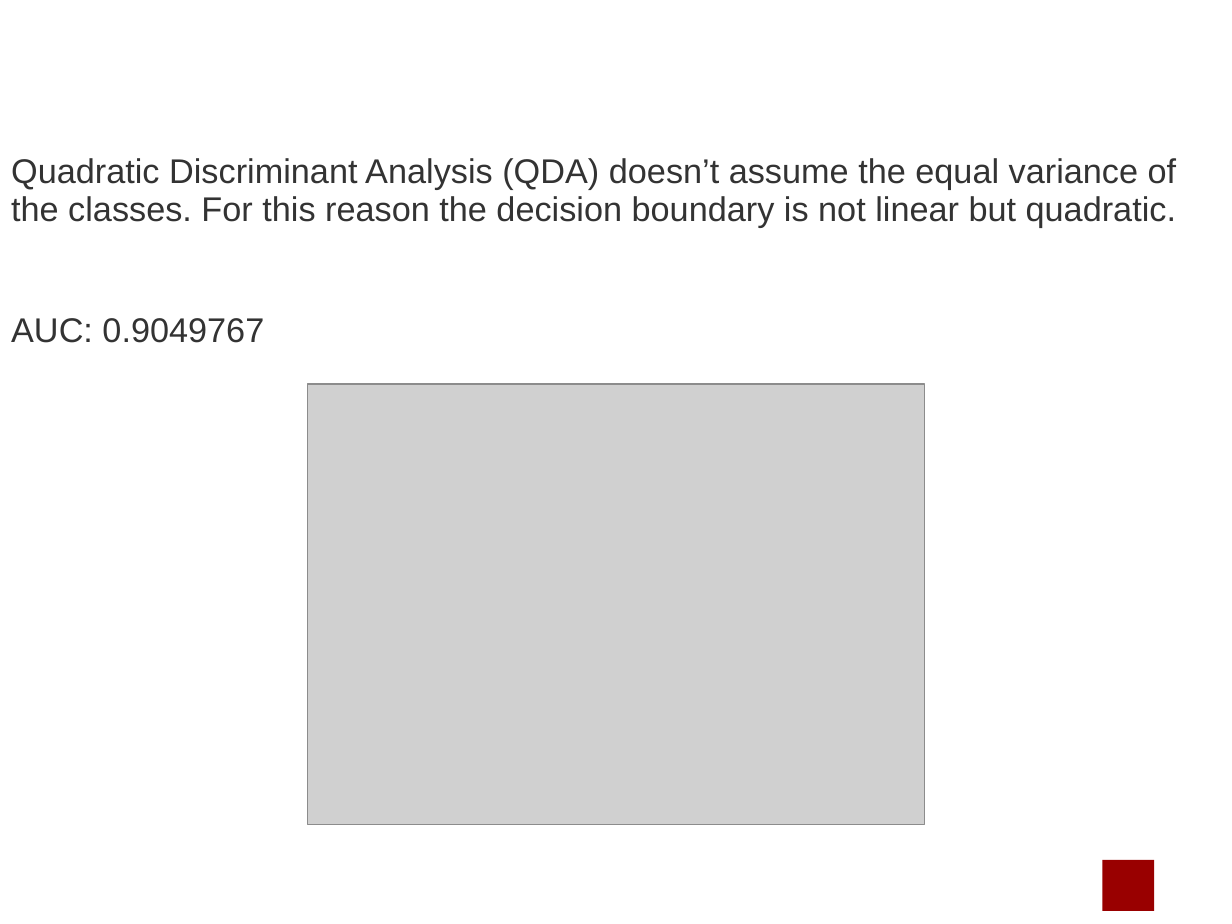
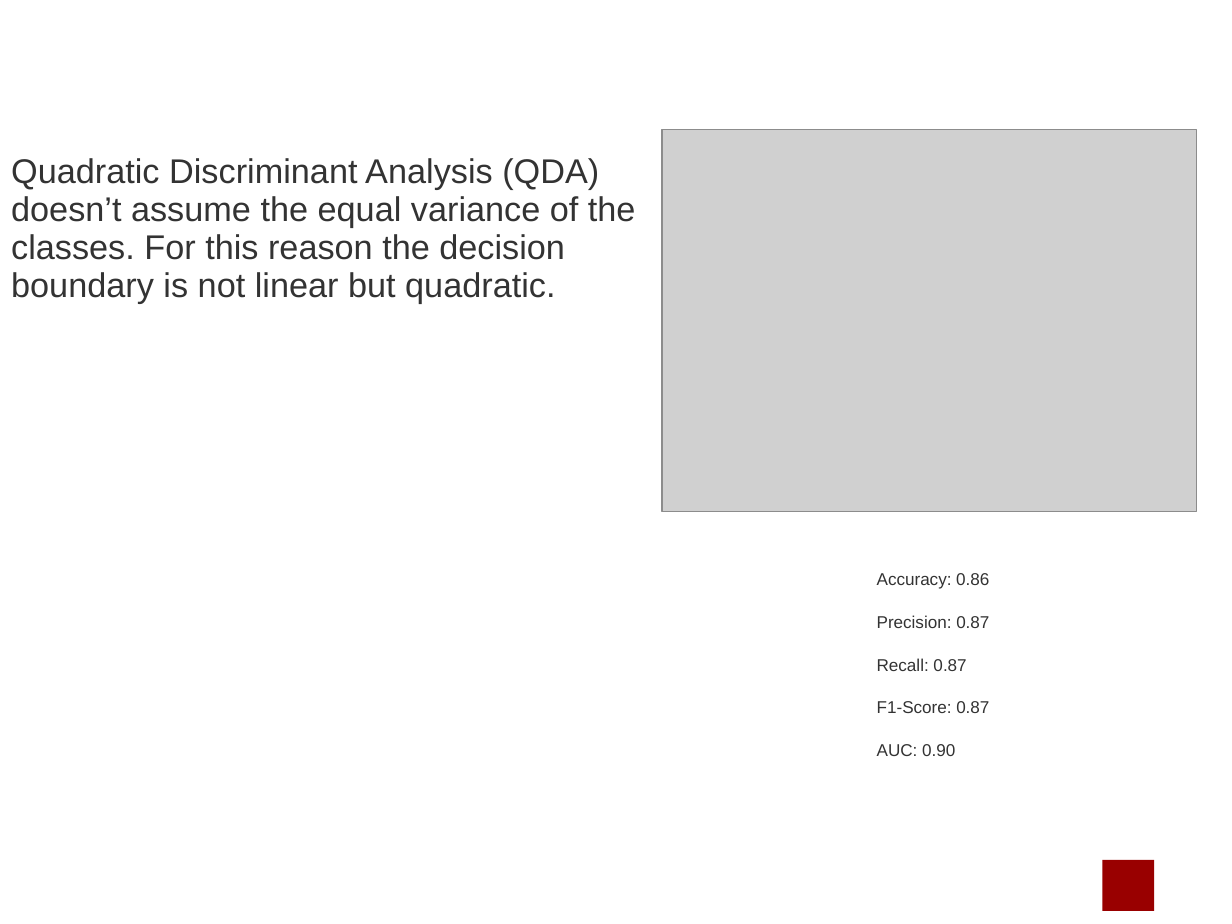
Before and after one commit to marcouderzo/CoronaryHeartDisease-Prediction, a slide deck: slide 9 of slides.pptx. Drawn at 1232x924 pixels with LibreOffice and Linux fonts; fonts in the diff are those of the drawing; grey boxes stand for pictures; background and template pictures are left out. Boxes give left, top, right and bottom in pixels: in the first picture for what was removed or moved away, otherwise in the second. Text is boxed around its words. In the diff, an @@ line names an element or a change of style, - is before the commit and + after.

```diff
--- a/slides.pptx
+++ b/slides.pptx
@@ picture resized from (x1=308, y1=384, x2=924, y2=824) to (x1=662, y1=129, x2=1196, y2=511) @@
@@ text at (x1=11, y1=318, x2=264, y2=343): paragraph removed @@
-AUC: 0.9049767
@@ text added at (x1=877, y1=573, x2=989, y2=756), 10 pt, text #333333 @@
+  Accuracy: 0.86
+  Precision: 0.87
+  Recall: 0.87
+  F1-Score: 0.87
+  AUC: 0.90
```
Also in this commit, not shown: 3 other slides changed, 2 other files.
